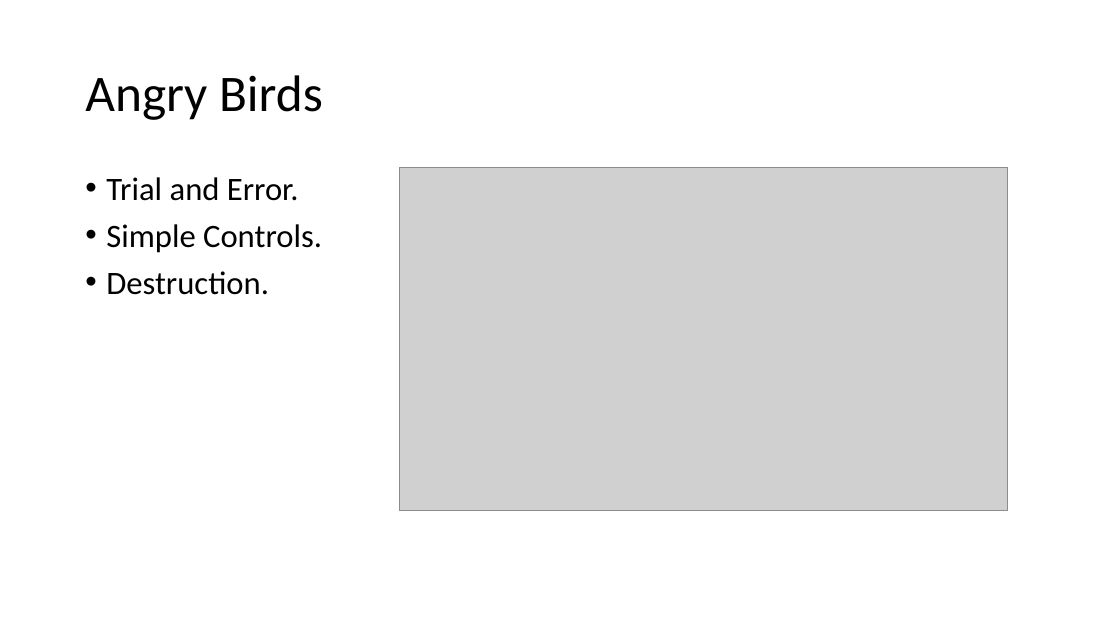
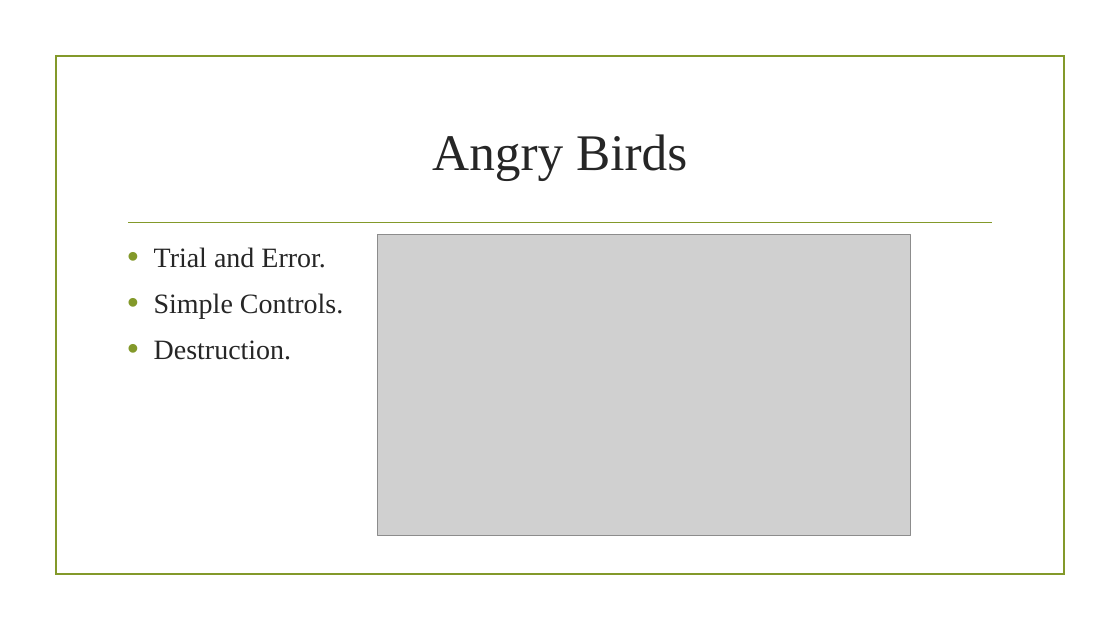
Before and after one commit to UoSGamesGroups/second-semester-dm-group-1, a slide deck: slide 3 of docs/presentation/Adversarial Physics.pptx. Drawn at 1120x630 pixels with LibreOffice and Linux fonts; fonts in the diff are those of the drawing; grey boxes stand for pictures; background and template pictures are left out. Boxes give left, top, right and bottom in pixels: in the first picture for what was removed or moved away, otherwise in the second. Text is boxed around its words. In the diff, an @@ line names an element or a change of style, - is before the commit and + after.

```diff
--- a/docs/presentation/Adversarial Physics.pptx
+++ b/docs/presentation/Adversarial Physics.pptx
@@ rectangle added at <box>55,56,1064,575</box>, outline #83992A 1.25 pt @@
@@ title "Angry Birds": place and size @@
-title "Angry Birds" at <box>85,75,323,120</box>
+title "Angry Birds" at <box>432,134,687,181</box>
@@ title "Angry Birds" at <box>432,134,687,181</box>: font Calibri to Times New Roman, text colour #000000 to #262626; alignment left to centre; line spacing 0.9 to 1 @@
@@ text "Trial and Error.": place and size @@
-text "Trial and Error." at <box>106,177,322,295</box>
+text "Trial and Error." at <box>154,247,343,360</box>
@@ text "Trial and Error." at <box>154,247,343,360</box>: size 28 to 24 pt, font Calibri to Times New Roman, text colour #000000 to #262626; indent changed; line spacing 0.9 to 1 @@
@@ line added from (129, 223) to (992, 223), #83992A 1.25 pt @@
@@ picture: place and size @@
-picture at <box>400,168,1008,511</box>
+picture at <box>378,235,911,535</box>
```
Also in this commit, not shown: 8 other slides changed, 1 slide added.
